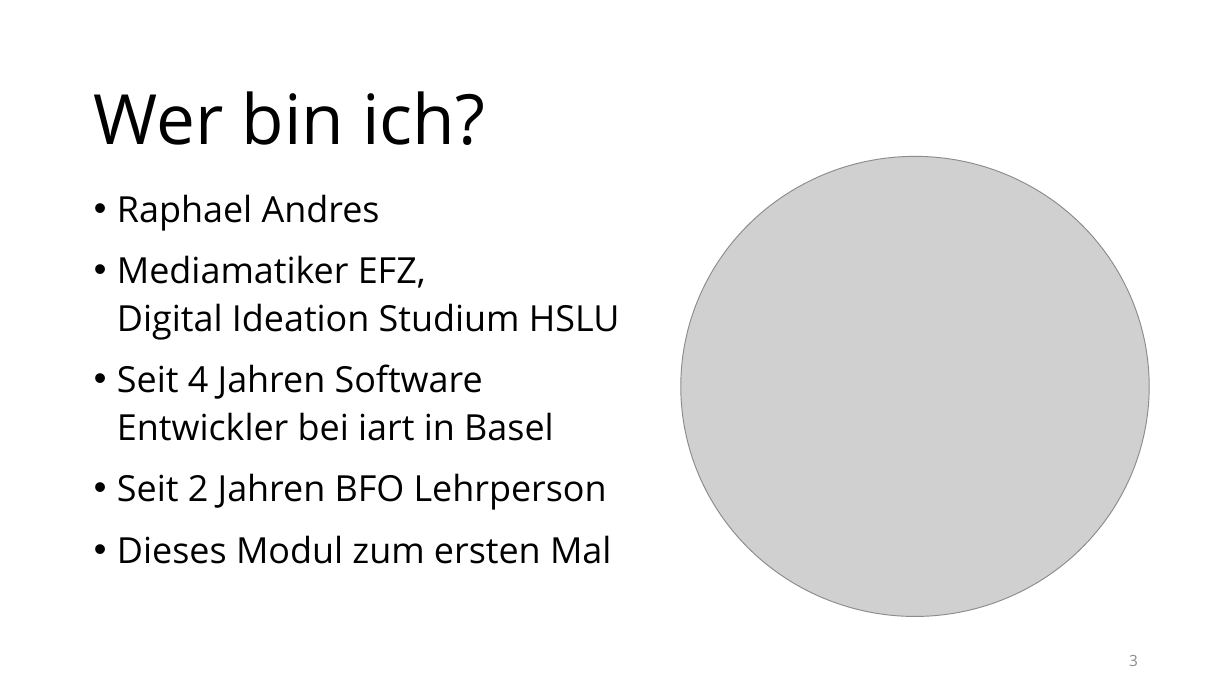
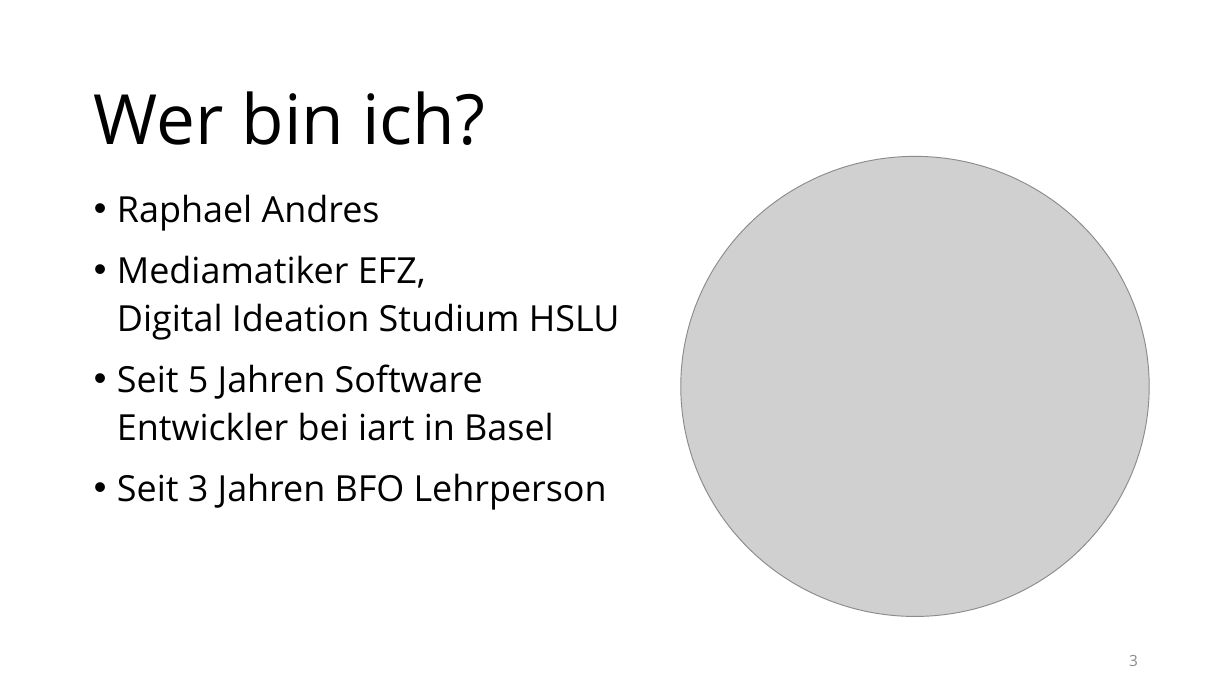
Before and after one commit to raphaeldas/js-advanced, a slide deck: slide 3 of papers/lektion-1.pptx. Drawn at 1232x693 pixels with LibreOffice and Linux fonts; fonts in the diff are those of the drawing; grey boxes stand for pictures; background and template pictures are left out. Boxes give left, top, right and bottom in pixels: in the first picture for what was removed or moved away, otherwise in the second. Text is boxed around its words. In the diff, an @@ line names an element or a change of style, - is before the commit and + after.

```diff
--- a/papers/lektion-1.pptx
+++ b/papers/lektion-1.pptx
@@ text at <box>117,364,607,510</box>: text changed @@
-• Seit 4 Jahren Software
-  Entwickler bei iart in Basel
-• Seit 2 Jahren BFO Lehrperson
-• Dieses Modul zum ersten Mal
+• Seit 5 Jahren Software
+  Entwickler bei iart in Basel
+• Seit 3 Jahren BFO Lehrperson
```
Also in this commit, not shown: 1 other slide changed, 1 other file.
